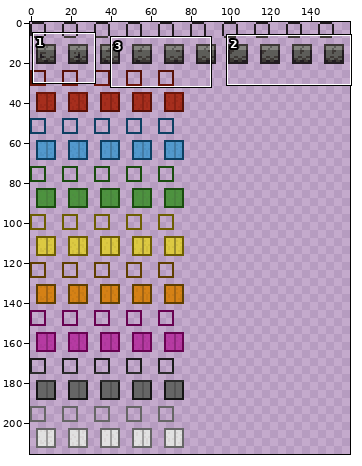
Sprite sheet, stored at tiles/materials/ehr_quasarconcrete.png. Above: a wide view before the commit, with the close-up outlined.
Close-up. Old version:
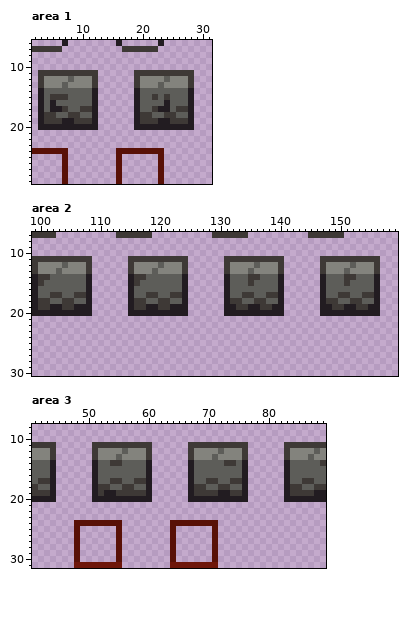
The file is 160x216 pixels. Colours within 5 levels of each other are drawn and written as one. Shown: area 1: x 2..31, y 6..29; area 2: x 99..159, y 7..30; area 3: x 41..89, y 8..31.
New version:
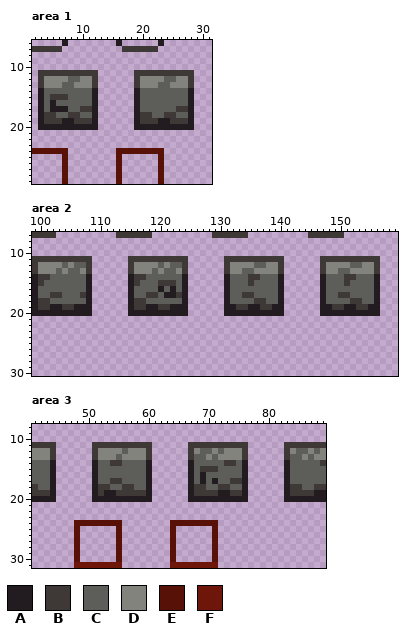
Palette (. is transparent): A #221c21  B #3e3936  C #5d5d59  D #83837d  E #581107  F #6e160a
Diff:
--- area 1
@@ x 2..31 @@
 11 .BBBBBBBBBB......BBBBBBBBBB...
-12 .BDDDDCDDDB......BDDDDCDDDB...
-13 .BDDDCDDDDB......BDDDCDDDDB...
+12 .BDDDDCCDDB......BDDDDCCDDB...
+13 .BDDDCCDDDB......BDDDCCDDDB...
 14 .ACCCCCCCCA......ACCCCCCCCA...
-15 .ACBBBCCCCA......ACCBCBCCCA...
-16 .ACACCCCCCA......ACCCCACCCA...
-17 .ACAABCCBBA......ACCBAACBBA...
+15 .ACBBBCCCCA......ACCCCCCCCA...
+16 .ACACCCCCCA......ACCCCCCCCA...
+17 .ACAAACCBBA......ACCCCCCBBA...
 18 .ABBCCBBCCA......ABBCCBBCCA...
--- area 2
@@ x 99..159 @@
 11 BBBBBBBBBB......BBBBBBBBBB......BBBBBBBBBB......BBBBBBBBBB...
-12 BDDDDCDDDB......BDDDDCDDDB......BDDDDCDDDB......BDDDDCDDDB...
-13 BDDDCDDDDB......BDDDCDDDDB......BDDDCDDDDB......BDDDCDDDDB...
+12 BDDDDCDCCB......BDDDDCDCCB......BDDDDCCDDB......BDDDDCCDDB...
+13 BDDDCDCCDB......BDDDCDCCDB......BDDCCDDDDB......BDDCCDDDDB...
 14 ABBCCCCCCA......ABBCCCCCCA......ACCCBBCCCA......ACCCBBCCCA...
-15 ABCCCCCCCA......ABCCCCCCCA......ACCCBCCCCA......ACCCBCCCCA...
-16 ACCCCCCCCA......ACCCCCCCCA......ACCCCCCCCA......ACCCCCCCCA...
-17 ACCBBCCBBA......ACCBBCCBBA......ACCBBCCBBA......ACCBBCCBBA...
-18 ABBCCBBCCA......ABBCCBBCCA......ABBCCBBCCA......ABBCCBBCCA...
+15 ABCCCCCCCA......ABCCCBBBCA......ACCCBCCCCA......ACCCBCCCCA...
+16 ACCCCCCCCA......ACCCCACACA......ACCCCCCCCA......ACCCCCCCCA...
+17 ACCBBCCCBA......ACCBBCAABA......ACCBBCCCCA......ACCBBCCCCA...
+18 ABBCCCCCCA......ABBCCCCCCA......ACCCCBBCCA......ACCCCBBCCA...
 19 ABBAABBAAA......ABBAABBAAA......AABBAABBAA......AABBAABBAA...
--- area 3
@@ x 41..89 @@
 11 BBBB......BBBBBBBBBB......BBBBBBBBBB......BBBBBBB
-12 DDDB......BDDDDCDDDB......BDDDDCDDDB......BDDDDCD
-13 DDDB......BDDDCDDDDB......BDDDCDDDDB......BDDDCDD
+12 DDDB......BDDDDCDDDB......BDCCDCDDDB......BDCCDCD
+13 DDDB......BDDDCDDDDB......BCCDCDDDDB......BCCDCDD
 14 CCCA......ACCBBCCCCA......ACCCCCBBCA......ACCCCCB
-15 CCCA......ACCCCCCCCA......ACCCCCCCCA......ACCCCCC
-16 CCCA......ACCCCCCCCA......ACCCCCCCCA......ACCCCCC
-17 CBBA......ACCBBCCBBA......ACCBBCCBBA......ACCBBCC
+15 CCCA......ACCCCCCCCA......ACBBBCCCCA......ACCCCCC
+16 CCCA......ACCCCCCCCA......ACACCCCCCA......ACCCCCC
+17 CCCA......ACCBBCCCCA......ACACACCBBA......ACCCCCC
 18 BCCA......ABBCCBBCCA......ABBCCBBCCA......ABBCCBB
